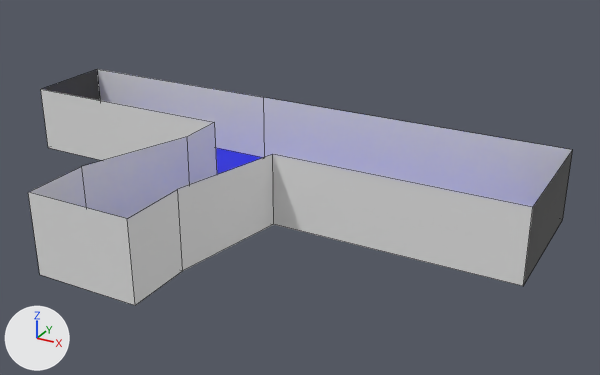
An edit to the FBX model Assets/Models/Level2.fbx, drawn before and after from the same camera.
Camera for both pictures: a camera (50 mm lens) standing at (34.6, -57.2, 29.3) and looking at (6.1, -5.4, 3.4). Lighting does not change. The marker at lower left points along +X, +Y and +Z. Mesh edges are drawn as thin lines. Where no turn or scale is listed for an object, it has been applied to the vertices.
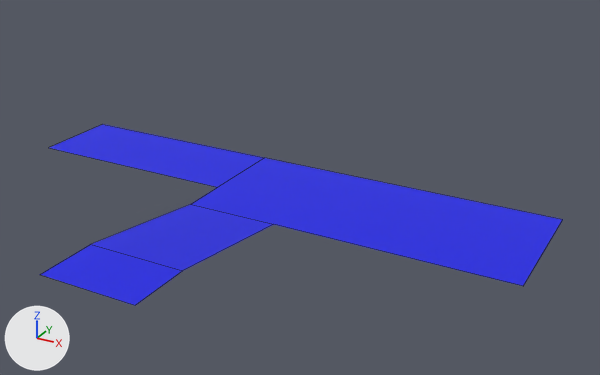
Pixel boxes (x1, y1, x2, y2) of what changed, in the pictures (600 x 375 px):
'Plane', reshaped (23% shorter): before (28, 69, 573, 305); after (40, 124, 563, 305)
part 1 of me_plane, deleted: before (28, 69, 573, 305)

What the commit changed:
me_plane has 24 vertices, 16 faces and spans x -24.0..24.0, y -23.0..6.0, z 0.0..7.7.
me_plane is used by ob_plane; location (0.0, 0.0, 0.0).
Verts and faces of me_plane; kept vertices keep their numbers, new ones are numbered from 24.
Before the commit, vertices of me_plane: 0 (24.0, -6.0, 0.0) at pixel (523, 286), 1 (-24.0, 6.0, 0.0), 2 (24.0, 6.0, 0.0) at pixel (562, 219), 3 (-4.0, -6.0, 0.0), 4 (-4.0, 6.0, 0.0) at pixel (264, 157).
Before the commit, vertices of me_plane: 5 (-24.0, -2.0, 0.0) at pixel (48, 147), 6 (-4.0, -2.0, 0.0), 7 (4.0, -6.0, 0.0) at pixel (273, 224), 8 (-4.0, -23.0, 1.7) at pixel (39, 274), 9 (4.0, -23.0, 1.7) at pixel (135, 305).
Before the commit, vertices of me_plane: 10 (24.0, -6.0, 6.0) at pixel (532, 207), 11 (-24.0, 6.0, 6.0) at pixel (97, 69), 12 (24.0, 6.0, 6.0) at pixel (572, 149), 13 (-4.0, 6.0, 6.0) at pixel (263, 97), 14 (-24.0, -2.0, 6.0) at pixel (40, 89).
Before the commit, vertices of me_plane: 15 (-4.0, -2.0, 6.0) at pixel (214, 122), 16 (-4.0, -6.0, 6.0) at pixel (187, 136), 17 (4.0, -6.0, 6.0) at pixel (272, 154), 18 (4.0, -23.0, 7.7) at pixel (127, 218), 19 (-4.0, -23.0, 7.7) at pixel (28, 192).
Before the commit, vertices of me_plane: 20 (-4.0, -18.0, 1.7), 21 (-4.0, -18.0, 7.7) at pixel (81, 166), 22 (4.0, -18.0, 1.7) at pixel (182, 270), 23 (4.0, -18.0, 7.7) at pixel (177, 189).
Part 1, on me_plane:
Vertices deleted: 10 to 19, 21, 23 (with the faces that use them).
me_plane no longer uses material mat_wall (white #e7e7e7).
me_plane no longer uses material mat_spawnwall (black #000000).
